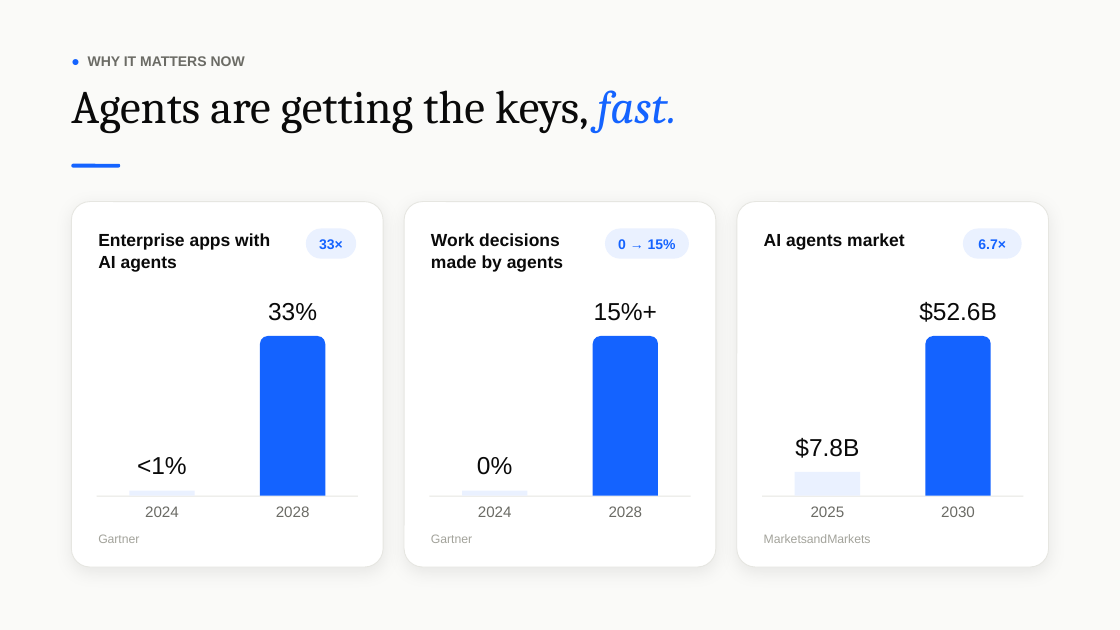
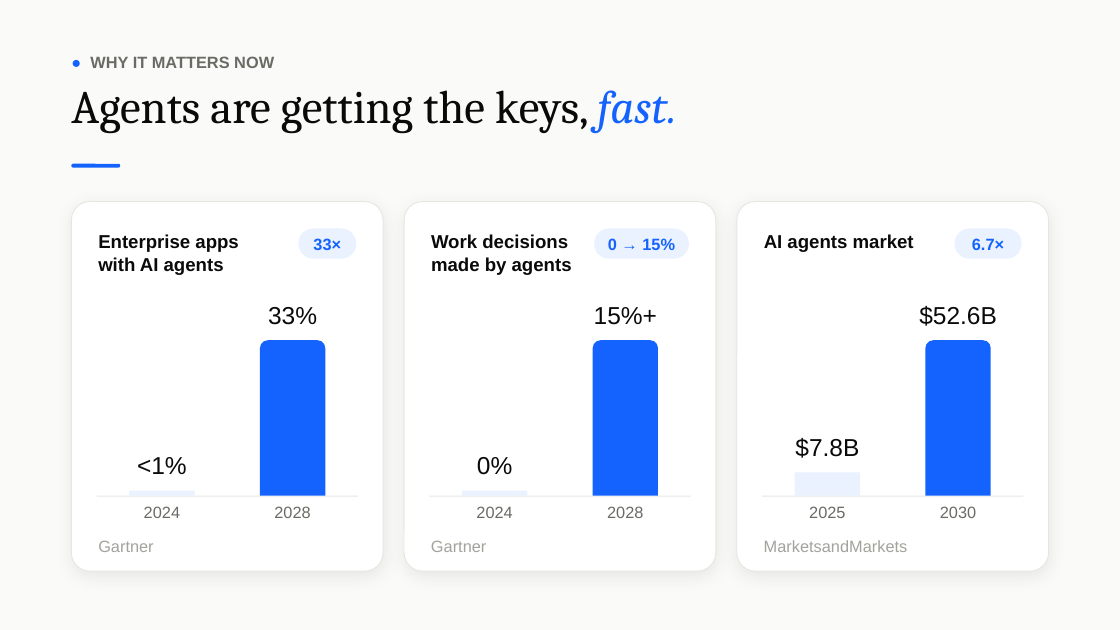
Before and after one commit to vidigoat/stunt-double, a slide deck: slide 9 of presentation/StuntDouble.pptx (slide 8 before the commit). Drawn at 1120x630 pixels with LibreOffice and Linux fonts; fonts in the diff are those of the drawing. Boxes give left, top, right and bottom in pixels: in the first picture for what was removed or moved away, otherwise in the second. Text is boxed around its words. In the diff, an @@ line names an element or a change of style, - is before the commit and + after.

```diff
--- a/presentation/StuntDouble.pptx
+++ b/presentation/StuntDouble.pptx
@@ rounded rectangle: place and size @@
-rounded rectangle at bbox=[71, 202, 383, 567]
+rounded rectangle at bbox=[71, 202, 383, 571]
@@ rounded rectangle: place and size @@
-rounded rectangle at bbox=[404, 202, 716, 567]
+rounded rectangle at bbox=[404, 202, 716, 571]
@@ rounded rectangle: place and size @@
-rounded rectangle at bbox=[737, 202, 1049, 567]
+rounded rectangle at bbox=[737, 202, 1049, 571]
@@ rounded rectangle: place and size @@
-rounded rectangle at bbox=[306, 229, 356, 259]
+rounded rectangle at bbox=[298, 229, 356, 259]
@@ size 15 to 16 pt in 3 elements at bbox=[764, 234, 914, 252], bbox=[98, 234, 238, 275], bbox=[431, 234, 572, 275] @@
@@ size 12 to 14 pt in 4 elements at bbox=[90, 56, 274, 68], bbox=[313, 238, 341, 250], bbox=[972, 238, 1004, 250], bbox=[608, 238, 675, 250] @@
@@ text "0 → 15%": place and size @@
-text "0 → 15%" at bbox=[618, 239, 676, 249]
+text "0 → 15%" at bbox=[608, 238, 675, 250]
@@ rounded rectangle: place and size @@
-rounded rectangle at bbox=[605, 229, 689, 259]
+rounded rectangle at bbox=[594, 229, 689, 259]
@@ rounded rectangle: place and size @@
-rounded rectangle at bbox=[963, 229, 1022, 259]
+rounded rectangle at bbox=[954, 229, 1022, 259]
@@ 3 texts: place and size @@
-3 texts at bbox=[268, 302, 997, 322]
+3 texts at bbox=[268, 306, 997, 326]
@@ round same rect: place and size @@
-round same rect at bbox=[260, 336, 325, 496]
+round same rect at bbox=[260, 340, 325, 496]
@@ round same rect: place and size @@
-round same rect at bbox=[593, 336, 659, 496]
+round same rect at bbox=[593, 340, 659, 496]
@@ round same rect: place and size @@
-round same rect at bbox=[926, 336, 991, 496]
+round same rect at bbox=[926, 340, 991, 496]
@@ size 13 to 14 pt in 6 elements at bbox=[144, 506, 180, 518], bbox=[274, 506, 310, 518], bbox=[476, 506, 512, 518], bbox=[607, 506, 643, 518], bbox=[809, 506, 845, 518], bbox=[940, 506, 976, 518] @@
@@ size 10.5 to 14 pt; line spacing 1 to 1.12 in 3 elements at bbox=[98, 541, 153, 552], bbox=[431, 541, 486, 552], bbox=[764, 540, 908, 552] @@
```
Also in this commit, not shown: 10 other slides changed, 1 slide added, 21 other files.
